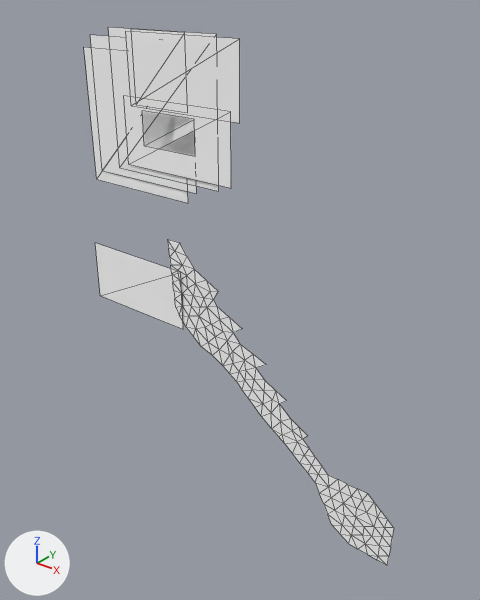
The glTF model AssetsSource/character/DollSkeleton.glb: old version first, new version second.
Camera for both pictures: a camera (50 mm lens) standing at (8.9, -8.68, 9.62) and looking at (1.89, 0.09, 4.18). Lighting does not change. The marker at lower left points along +X, +Y and +Z. Mesh edges are drawn as thin lines. Vertices at the same position are counted once.

The first picture shows 'dragonhorns.png', 'dragontail.png', 'earsDragon.png', 'earsDragon2.png', 'ferrihair1.png', 'ferrihair2.png', 'headdragon.png', 'hornsDragon2.png', 'penisDragon.png'.
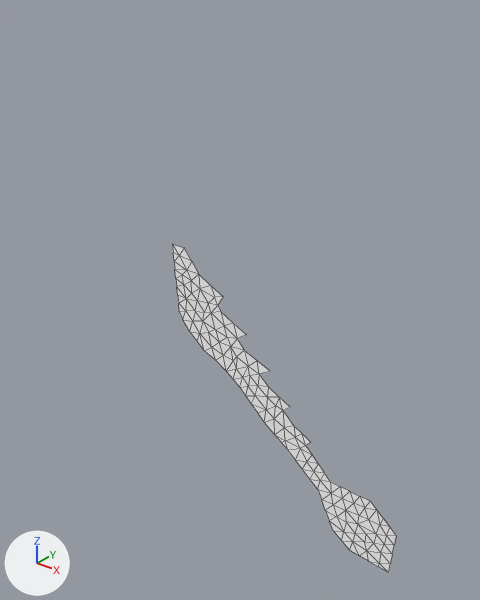
Location of each change, [x1, y1, x2, y2] in pixels of the pictures (480 x 600 px):
'dragontail.png', mesh turned
    before: [168, 240, 394, 565]
    after: [172, 244, 396, 573]
'hornsDragon2.png', deleted
    before: [126, 31, 240, 123]
'earsDragon.png', deleted
    before: [124, 96, 231, 188]
'penisDragon.png', deleted
    before: [95, 243, 183, 329]
'headdragon.png', deleted
    before: [90, 35, 197, 194]
'ferrihair1.png', deleted
    before: [108, 27, 219, 191]
'ferrihair2.png', deleted
    before: [84, 47, 188, 203]
'earsDragon2.png', deleted
    before: [142, 111, 195, 156]
'dragonhorns.png', deleted
    before: [131, 29, 185, 35]

What the commit changed:
me_dragontail_png has 145 vertices, 213 faces and spans x 0.11..5.46, y 0.03, z -0.2..4.99.
me_dragontail_png is used by ob_dragontail_png; location (0.0, 0.0, 0.0).
me_dragontail_png part 1: the whole mesh is turned 0.9 degrees about the y axis through its middle, then moved by (0.08, 0.0, -0.11).
Object 'dragonhorns.png' (ob_dragonhorns_png) is deleted.
Object 'ferrihair1.png' (ob_ferrihair1_png) is deleted.
Object 'ferrihair2.png' (ob_ferrihair2_png) is deleted.
Object 'hornsDragon2.png' (ob_hornsdragon2_png) is deleted.
Object 'headdragon.png' (ob_headdragon_png) is deleted.
Object 'earsDragon.png' (ob_earsdragon_png) is deleted.
Object 'earsDragon2.png' (ob_earsdragon2_png) is deleted.
Object 'penisDragon.png' (ob_penisdragon_png) is deleted.
